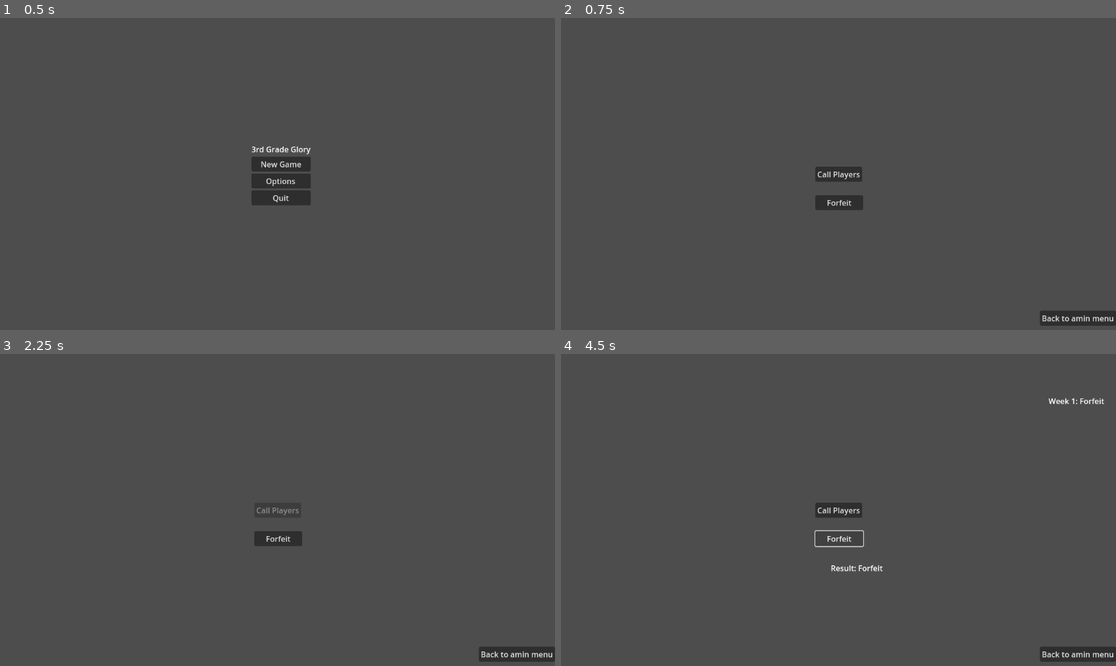
Above: before the commit, frames 1-4 (two rows, left to right).
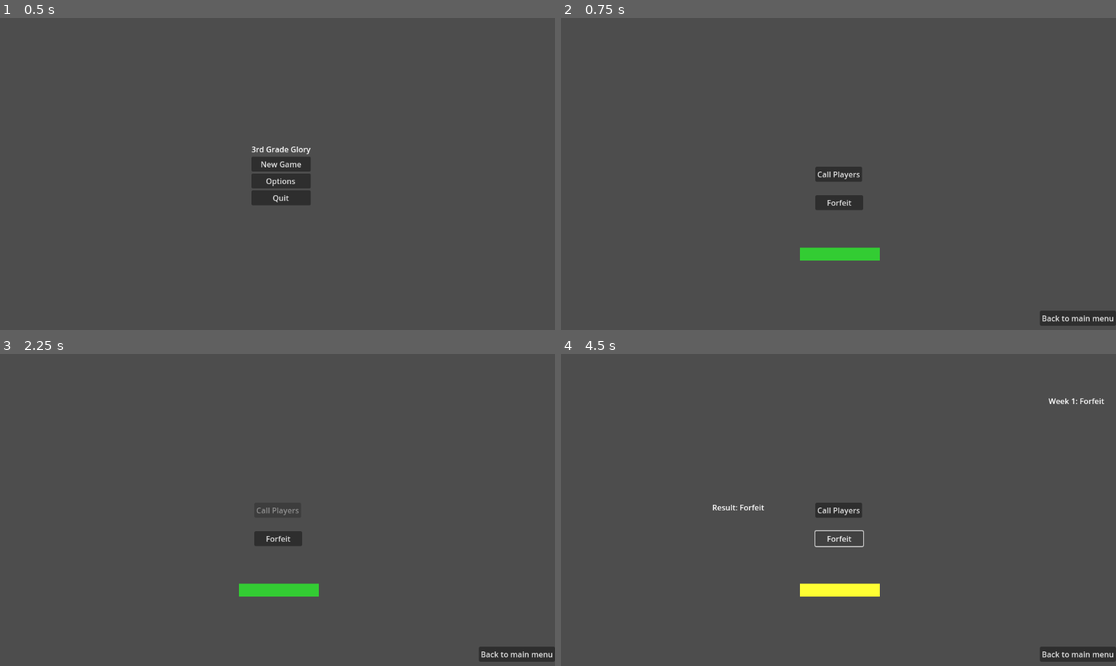
Above: after the commit, the same moments.

Repository: Slo33er/3rdgradeglory
Game: Godot game, scene res://main_menu.tscn
The game is run twice, just before and just after one commit, with the same random seed, the same clock (stepped at 60 frames per second) and the same inputs.
Inputs:
- Up to frame 1 (0.5 s): no input
- Up to frame 2 (0.75 s): click "New Game" at 0.5 s
- Up to frame 3 (2.25 s): click "Call Players" at 1.25 s; click "Return To Clubroom" at 2 s
- Up to frame 4 (4.5 s): click "Back to amin menu" (after the commit: "Back to main menu") at 2.75 s; click "New Game" at 3.5 s; click "Forfeit" at 4.25 s

Frame 1 is identical in both runs. In frame 2, 0.6% of the frame differs, in the area x 43-94%, y 73-98%; in frame 3, 0.6%; in frame 4, 0.8%, in the area x 27-94%, y 48-98%.

Commit message:
Removed Token File

Diff:
--- a/GameState.gd
+++ b/GameState.gd
@@ -3,7 +3,7 @@
 var losses: int = 0
 var forfeits: int = 0
 var money: int = 500
-var morale: int = 75
+var morale: int = 50
 var backup_calls: int = 3
 #Stores Rsults like ["Win", "Loss", "Forfeit"]
 var match_results: Array = []
@@ -14,7 +14,8 @@
 var player_called_this_week: bool = false
 # Has player calling already been done?
 var team_finalised: bool = false
-
+var excuse_log: Array = []
+var last_match_result: String = ""
 
 
 
--- a/call_players.gd
+++ b/call_players.gd
@@ -72,10 +72,11 @@
 
 	#30% chance a player gives an excuse
 	var roll = randi() %100
-	if roll < 1:
+	if roll < 30:
 		var excuse = excuses[randi() % excuses.size()]
 		excuse_message = "%s can't play: %s" %[player_name, excuse]
 		add_excuse(player_name)
+		GameState.excuse_log.append("%s: %s" % [player_name,excuse])
 	else:
 		excuse_message = "%s is available and ready!" % player_name
 		add_player_to_team(player_name)
--- a/clubroom.gd
+++ b/clubroom.gd
@@ -1,7 +1,22 @@
 extends Control
+
+func update_morale_bar():
+	var morale_bar = $MoraleBar
+	var fill_rect = $MoraleBar/Fill
+	morale_bar.value = GameState.morale
+
+	if GameState.morale >= 70:
+		fill_rect.color = Color(0.2, 0.8, 0.2)  # Green
+	elif GameState.morale >= 40:
+		fill_rect.color = Color(1.0, 1.0, 0.2)  # Yellow
+	else:
+		fill_rect.color = Color(1.0, 0.2, 0.2)  # Red
 
 func _ready():
 	# Check buttons exist before changing visibility
+
+
+
 	if has_node("ForfeitButton"):
 		$ForfeitButton.visible = false
 
@@ -11,6 +26,18 @@
 		var label = Label.new()
 		label.text = player_name
 		$TeamListContainer.add_child(label)
+	# Display excuses and result from previous week
+	if GameState.excuse_log.size() > 0 or GameState.last_match_result != "":
+		var update = "[b]Week Recap:[/b]\n\n".format(GameState.current_week - 1)
+
+		for excuse in GameState.excuse_log:
+			update += "• " + excuse + "\n"
+
+		#update += "\nResult: [i]%s[/i]" % GameState.last_match_result
+
+		$WeeklyUpdate.text = update
+		GameState.excuse_log.clear()
+		GameState.last_match_result = ""
 
 	#Match Histort
 	show_match_history()
@@ -27,6 +54,8 @@
 	else:
 		$StartMatchButton.visible = false
 		$ForfeitButton.visible = true
+
+	update_morale_bar()
 
 
 func _on_back_to_menu_pressed():
@@ -50,14 +79,17 @@
 	if players_ready < 9:
 		GameState.forfeits += 1
 		result = "Forfeit"
+		GameState.morale = clamp(GameState.morale - 20, 0, 100)
 	elif players_ready >= 11:
 		result = "Win"
 	else:
 		var roll = randi() % 100
 		if roll < 75:
 			result = "Win"
+			GameState.morale = clamp(GameState.morale + 10, 0, 100)
 		else:
 			result = "Loss"
+			GameState.morale = clamp(GameState.morale - 10, 0, 100)
 
 	# Store the result
 	GameState.match_results.append("Week %d: %s" % [GameState.current_week, result])
@@ -74,6 +106,7 @@
 
 	# Update match history list
 	show_match_history()
+	GameState.last_match_result = result
 
 	#Reset Player list
 	GameState.players_ready_list.clear()
@@ -88,6 +121,7 @@
 	#Buttons
 	$StartMatchButton.set_disabled(not GameState.player_called_this_week)
 	$Call_Players.disabled = false
+	update_morale_bar()
 
 
 func show_match_history():
@@ -102,6 +136,7 @@
 func _on_ForfeitButton_pressed():
 	var result = "Forfeit"
 	GameState.forfeits += 1
+	GameState.morale = clamp(GameState.morale - 20, 0, 100)  # ✅ THIS LINE
 
 	GameState.match_results.append("Week %d: %s" % [GameState.current_week, result])
 	GameState.current_week += 1
@@ -128,3 +163,4 @@
 
 	$StartMatchButton.set_disabled(true)
 	$Call_Players.disabled = false
+	update_morale_bar()
--- a/clubroom.tscn
+++ b/clubroom.tscn
@@ -9,6 +9,7 @@
 anchor_bottom = 1.0
 grow_horizontal = 2
 grow_vertical = 2
+mouse_filter = 2
 script = ExtResource("1_soxgu")
 
 [node name="Call_Players" type="Button" parent="."]
@@ -41,7 +42,7 @@
 
 [node name="Back To Main Menu" type="Button" parent="VBoxContainer"]
 layout_mode = 2
-text = "Back to amin menu"
+text = "Back to main menu"
 
 [node name="TeamListContainer" type="VBoxContainer" parent="."]
 layout_mode = 0
@@ -69,10 +70,10 @@
 
 [node name="MatchResultLabel" type="Label" parent="."]
 layout_mode = 0
-offset_left = 560.0
-offset_top = 433.0
-offset_right = 600.0
-offset_bottom = 456.0
+offset_left = 314.0
+offset_top = 307.0
+offset_right = 354.0
+offset_bottom = 330.0
 
 [node name="MatchHistory" type="VBoxContainer" parent="."]
 layout_mode = 0
@@ -81,6 +82,31 @@
 offset_right = 1096.0
 offset_bottom = 132.0
 
+[node name="WeeklyUpdate" type="RichTextLabel" parent="."]
+layout_mode = 0
+offset_left = 273.0
+offset_top = 39.0
+offset_right = 890.0
+offset_bottom = 217.0
+bbcode_enabled = true
+
+[node name="MoraleBar" type="ProgressBar" parent="."]
+layout_mode = 0
+offset_left = 496.0
+offset_top = 477.0
+offset_right = 662.0
+offset_bottom = 504.0
+value = 75.0
+show_percentage = false
+
+[node name="Fill" type="ColorRect" parent="MoraleBar"]
+layout_mode = 1
+anchors_preset = 15
+anchor_right = 1.0
+anchor_bottom = 1.0
+grow_horizontal = 2
+grow_vertical = 2
+
 [connection signal="pressed" from="Call_Players" to="." method="_on_call_players_pressed"]
 [connection signal="pressed" from="VBoxContainer/Back To Main Menu" to="." method="_on_back_to_menu_pressed"]
 [connection signal="pressed" from="StartMatchButton" to="." method="_on_startMatchButtonPressed"]
Not shown, changed: .gitignore
